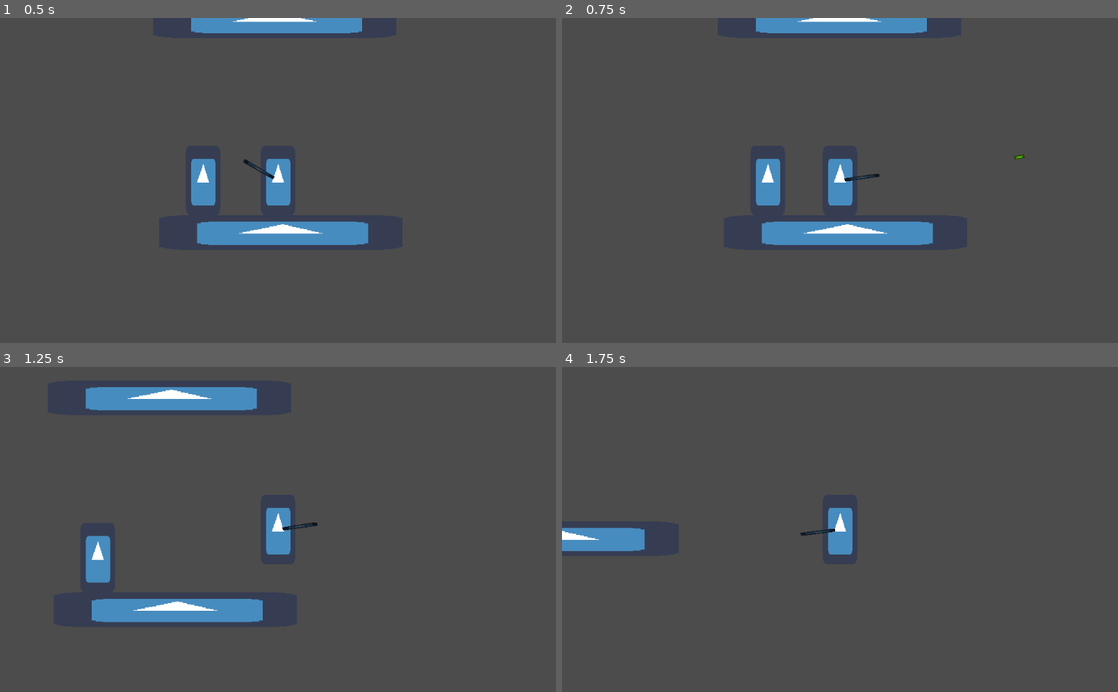
Above: before the commit, frames 1-4 (two rows, left to right).
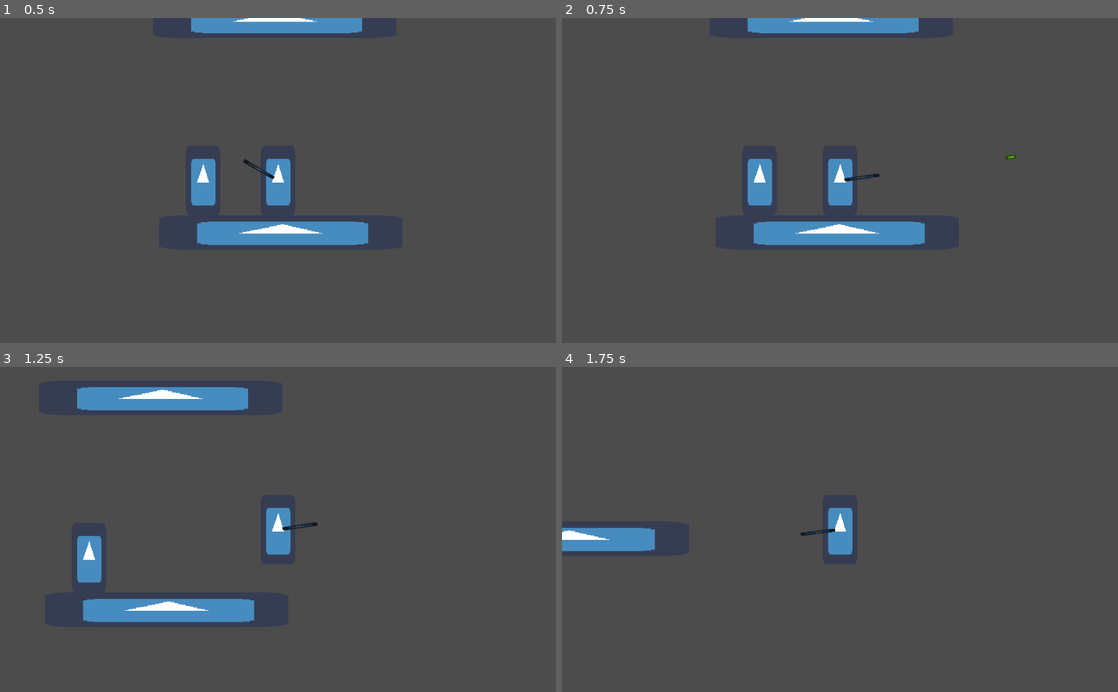
Above: after the commit, the same moments.

Repository: yzn-h/Smubble
Game: Godot game, scene res://Main.tscn
Two runs of this game, one before a commit and one after it. Both use one fixed random seed, a clock stepped at 60 frames per second and the inputs below. The engine's default icon, where the game draws it, is replaced by a stand-in: a white triangle on a blue panel in a dark square.
Inputs (mouse positions are in pixels of both pictures, inside the frame that each line leads up to):
- Up to frame 1 (0.5 s): no input
- Up to frame 2 (0.75 s): move the mouse to (962, 164) at 0.52 s; press the mouse at (962, 164) at 0.53 s; hold D (move_right) from 0.53 s (still down)
- Up to frame 3 (1.25 s): keep holding D (move_right); tap Space (jump) at 0.77 s
- Up to frame 4 (1.75 s): keep holding D (move_right); move the mouse to (728, 545) at 1.27 s; release the mouse at (728, 545) at 1.28 s; click (728, 545) at 1.35 s; tap Space (jump) at 1.52 s

Frame 1 is identical in both runs. In frame 2, 1.1% of the frame differs, in the area x 33-84%, y 0-70%; in frame 3, 1.3%, in the area x 13-48%, y 6-79%; in frame 4, 0.2%.

Commit message:
refactoring_and_node_compose

Diff:
--- a/Enemy.tscn
+++ /dev/null
@@ -1,30 +0,0 @@
-[gd_scene load_steps=4 format=2]
-
-[ext_resource path="res://Enemy.gd" type="Script" id=1]
-[ext_resource path="res://icon.png" type="Texture" id=4]
-
-[sub_resource type="RectangleShape2D" id=1]
-extents = Vector2( 32, 64 )
-
-[node name="Enemy" type="KinematicBody2D"]
-position = Vector2( 508, 163 )
-script = ExtResource( 1 )
-
-[node name="CollisionShape2D" type="CollisionShape2D" parent="."]
-shape = SubResource( 1 )
-
-[node name="body" type="Node2D" parent="."]
-
-[node name="Sprite" type="Sprite" parent="body"]
-scale = Vector2( 1, 2 )
-texture = ExtResource( 4 )
-
-[node name="CoyoteTimer" type="Timer" parent="."]
-
-[node name="JumpBuffer" type="Timer" parent="."]
-
-[node name="VariableJumpBuffer" type="Timer" parent="."]
-
-[node name="AttackCoolDown" type="Timer" parent="."]
-wait_time = 0.129
-one_shot = true
--- a/Main.gd
+++ b/Main.gd
@@ -2,7 +2,7 @@
 
 
 onready var bullet_manager = $BulletManager
-onready var player = $Player
+onready var player: Player = $Player
 
 
 func _ready():
--- a/Main.tscn
+++ b/Main.tscn
@@ -1,10 +1,10 @@
 [gd_scene load_steps=7 format=2]
 
-[ext_resource path="res://Player/Player.tscn" type="PackedScene" id=1]
+[ext_resource path="res://actors/Player/Player.tscn" type="PackedScene" id=1]
 [ext_resource path="res://icon.png" type="Texture" id=2]
 [ext_resource path="res://Main.gd" type="Script" id=3]
 [ext_resource path="res://Weapon/BulletManager.gd" type="Script" id=4]
-[ext_resource path="res://Enemy.tscn" type="PackedScene" id=5]
+[ext_resource path="res://actors/enemy/Enemy.tscn" type="PackedScene" id=5]
 
 [sub_resource type="RectangleShape2D" id=1]
 extents = Vector2( 224, 32 )
--- a/Weapon/Weapon.gd
+++ b/Weapon/Weapon.gd
@@ -1,6 +1,14 @@
 extends Node2D
 
+signal weapon_fired(bullet, location, direction)
+
 onready var end_of_gun = $EndOfGun
+onready var gun_direction = $GunDirection
+onready var animation_player = $AnimationPlayer
+onready var attack_cool_down = $AttackCoolDown
+
+export (PackedScene) var Bullet
+
 var deg_for_bullet : float
 var vel : Vector2
 
@@ -16,7 +24,11 @@
 	self.look_at(mouse_pos)
 
 
-
-# Called every frame. 'delta' is the elapsed time since the previous frame.
-#func _process(delta):
-#	pass
+func shoot():
+	if attack_cool_down.is_stopped() and Bullet != null:
+		var bullet_instance = Bullet.instance()
+		var direction = (gun_direction.global_position - end_of_gun.global_position).normalized()
+		emit_signal("weapon_fired", bullet_instance, end_of_gun.global_position, direction)
+		attack_cool_down.start()
+		animation_player.play("muzzle_flash")
+		get_parent().set_knockback_velovity(direction)
--- a/Weapon/Weapon.tscn
+++ b/Weapon/Weapon.tscn
@@ -58,4 +58,8 @@
 texture = ExtResource( 2 )
 
 [node name="AnimationPlayer" type="AnimationPlayer" parent="."]
-anims/muzzle_flash = SubResource( 2 )
+anims/muzzle_flash = SubResource( 1 )
+
+[node name="AttackCoolDown" type="Timer" parent="."]
+wait_time = 0.129
+one_shot = true
--- /dev/null
+++ b/actors/Health.tscn
@@ -0,0 +1,6 @@
+[gd_scene load_steps=2 format=2]
+
+[ext_resource path="res://actors/Player/Health.gd" type="Script" id=1]
+
+[node name="Health" type="Node2D"]
+script = ExtResource( 1 )
--- /dev/null
+++ b/actors/Player/Health.gd
@@ -0,0 +1,8 @@
+extends Node2D
+
+
+export (int) var health = 10 setget set_health
+
+
+func set_health(new_health : int):
+	health = clamp(new_health, 0, 10)
--- a/Player/Player.gd
+++ b/actors/Player/Player.gd
@@ -1,4 +1,5 @@
 extends KinematicBody2D
+class_name Player
 
 
 signal player_fired_bullet(bullet, position, direction)
@@ -9,18 +10,14 @@
 onready var coyoty_timer = $CoyoteTimer
 onready var jump_buffer_timer = $JumpBuffer
 onready var variable_jump_buffer = $VariableJumpBuffer
-onready var attack_cool_down = $AttackCoolDown
 
-onready var end_of_gun = $Weapon/EndOfGun
-onready var gun_direction = $Weapon/GunDirection
 onready var weapon = $Weapon
-onready var animation_player = $Weapon/AnimationPlayer
+
+onready var health_stat = $Health
 
 
-export (PackedScene) var Bullet
 export (int) var move_speed = 400
 
-var health: int = 10
 
 var knockback = 625
 var knockback_velovity : Vector2
@@ -42,6 +39,7 @@
 	gravity = 2 * max_jump_height / pow(jump_duration, 2)
 	max_jump_velocity = -sqrt(2 * gravity * max_jump_height)
 	min_jump_velocity = -sqrt(2 * gravity * min_jump_height)
+	weapon.connect("weapon_fired", self, "shoot")
 
 
 func _physics_process(delta):
@@ -95,29 +93,21 @@
 	if event.is_action_released("jump"):
 		variable_jump()
 	if event.is_action_pressed("shoot"):
-		shoot()
+		weapon.shoot()
 
 
-func shoot():
-	if attack_cool_down.is_stopped():
-		var bullet_instance = Bullet.instance()
-		var direction = (gun_direction.global_position - end_of_gun.global_position).normalized()
-		emit_signal("player_fired_bullet", bullet_instance, end_of_gun.global_position, direction)
-		attack_cool_down.start()
-		animation_player.play("muzzle_flash")
-		print(direction)
-		set_knockback_velovity(direction)
-
+func shoot(bullet_instance, location: Vector2, direction: Vector2):
+	emit_signal("player_fired_bullet", bullet_instance, location, direction)
 
 
 func set_knockback_velovity(knockback_direction):
-	knockback_direction.x *= 3.5
+	knockback_direction.x *= 2.75
 	knockback_velovity = knockback_direction * -knockback
 	velocity = knockback_velovity
 
 func handle_hit():
-	health -= 1
-	print("player hit!", health)
+	health_stat.health -= 1
+	print("player hit!", health_stat.health)
 
 
 func jump():
--- a/Player/Player.tscn
+++ b/actors/Player/Player.tscn
@@ -1,16 +1,16 @@
-[gd_scene load_steps=6 format=2]
+[gd_scene load_steps=7 format=2]
 
-[ext_resource path="res://Player/Player.gd" type="Script" id=1]
-[ext_resource path="res://icon.png" type="Texture" id=2]
+[ext_resource path="res://icon.png" type="Texture" id=1]
+[ext_resource path="res://Weapon/Weapon.tscn" type="PackedScene" id=2]
 [ext_resource path="res://Weapon/Bullet.tscn" type="PackedScene" id=3]
-[ext_resource path="res://Weapon/Weapon.tscn" type="PackedScene" id=4]
+[ext_resource path="res://actors/Player/Player.gd" type="Script" id=4]
+[ext_resource path="res://actors/Health.tscn" type="PackedScene" id=5]
 
 [sub_resource type="RectangleShape2D" id=1]
 extents = Vector2( 32, 64 )
 
 [node name="Player" type="KinematicBody2D"]
-script = ExtResource( 1 )
-Bullet = ExtResource( 3 )
+script = ExtResource( 4 )
 
 [node name="CollisionShape2D" type="CollisionShape2D" parent="."]
 shape = SubResource( 1 )
@@ -19,10 +19,10 @@
 
 [node name="Sprite" type="Sprite" parent="body"]
 scale = Vector2( 1, 2 )
-texture = ExtResource( 2 )
+texture = ExtResource( 1 )
 
 [node name="CoyoteTimer" type="Timer" parent="."]
-wait_time = 0.2
+wait_time = 0.1
 one_shot = true
 
 [node name="JumpBuffer" type="Timer" parent="."]
@@ -37,7 +37,10 @@
 wait_time = 0.129
 one_shot = true
 
-[node name="Weapon" parent="." instance=ExtResource( 4 )]
+[node name="Weapon" parent="." instance=ExtResource( 2 )]
+Bullet = ExtResource( 3 )
 
 [node name="Camera2D" type="Camera2D" parent="."]
 current = true
+
+[node name="Health" parent="." instance=ExtResource( 5 )]
--- a/Enemy.gd
+++ b/actors/enemy/Enemy.gd
@@ -1,4 +1,7 @@
 extends KinematicBody2D
+
+
+onready var health_stat = $Health
 
 
 export (int) var move_speed = 400
@@ -26,9 +29,9 @@
 
 
 func handle_hit():
-	health -= 1
-	print("Enemy hit!", health)
-	if health <= 0:
+	health_stat.health -= 1
+	print("Enemy hit!", health_stat.health)
+	if health_stat.health <= 0:
 		die()
 
 
--- /dev/null
+++ b/actors/enemy/Enemy.tscn
@@ -0,0 +1,23 @@
+[gd_scene load_steps=5 format=2]
+
+[ext_resource path="res://actors/enemy/Enemy.gd" type="Script" id=1]
+[ext_resource path="res://icon.png" type="Texture" id=2]
+[ext_resource path="res://actors/Health.tscn" type="PackedScene" id=3]
+
+[sub_resource type="RectangleShape2D" id=1]
+extents = Vector2( 32, 64 )
+
+[node name="Enemy" type="KinematicBody2D"]
+position = Vector2( 508, 163 )
+script = ExtResource( 1 )
+
+[node name="CollisionShape2D" type="CollisionShape2D" parent="."]
+shape = SubResource( 1 )
+
+[node name="body" type="Node2D" parent="."]
+
+[node name="Sprite" type="Sprite" parent="body"]
+scale = Vector2( 1, 2 )
+texture = ExtResource( 2 )
+
+[node name="Health" parent="." instance=ExtResource( 3 )]
--- a/project.godot
+++ b/project.godot
@@ -13,9 +13,15 @@
 "class": "Bullet",
 "language": "GDScript",
 "path": "res://Weapon/Bullet.gd"
+}, {
+"base": "KinematicBody2D",
+"class": "Player",
+"language": "GDScript",
+"path": "res://actors/Player/Player.gd"
 } ]
 _global_script_class_icons={
-"Bullet": ""
+"Bullet": "",
+"Player": ""
 }
 
 [application]
Not shown: 1 places in Weapon/Weapon.tscn that only renumber resources
